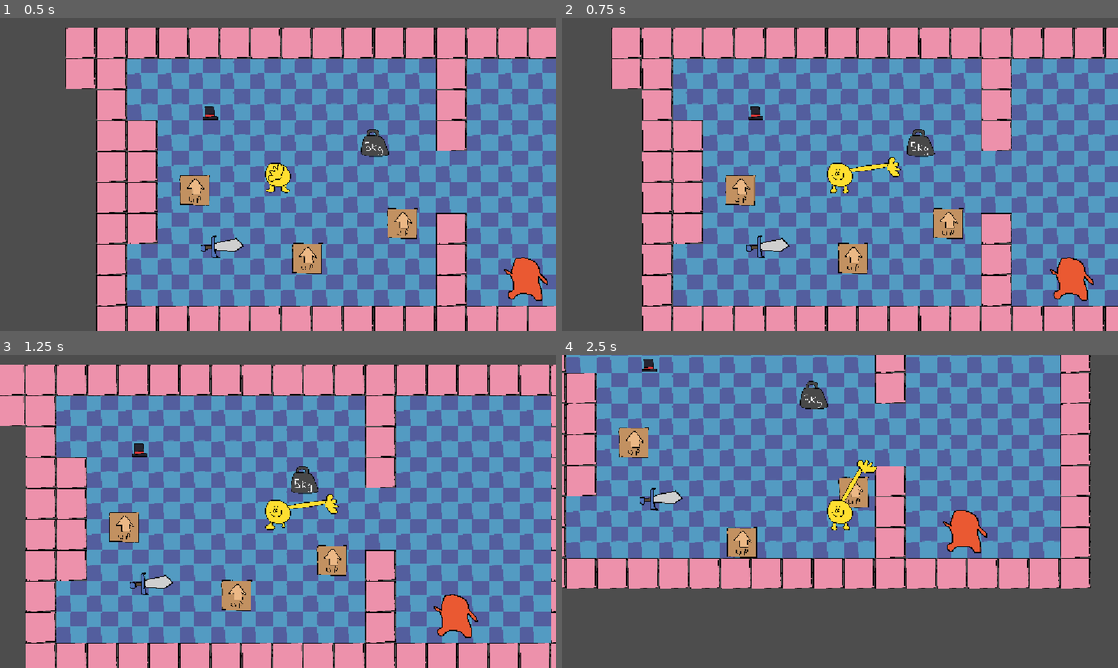
Above: before the commit, frames 1-4 (two rows, left to right).
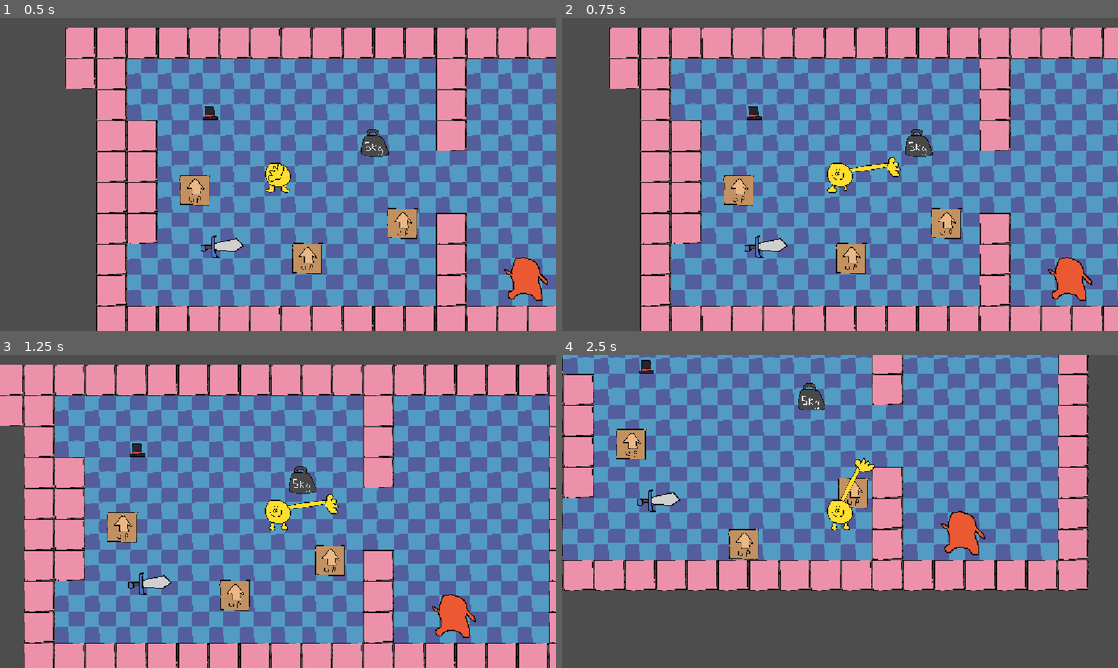
Above: after the commit, the same moments.

Repository: careeoki/yellow-game
Game: Godot game, scene res://levels/test_0.tscn
Two runs of this game, one before a commit and one after it. Both use one fixed random seed, a clock stepped at 60 frames per second and the inputs below.
Inputs (mouse positions are in pixels of both pictures, inside the frame that each line leads up to):
- Up to frame 1 (0.5 s): no input
- Up to frame 2 (0.75 s): tap Enter at 0.5 s; move the mouse to (962, 158) at 0.52 s; hold D (move_right) from 0.53 s (still down); click (962, 158) at 0.6 s
- Up to frame 3 (1.25 s): keep holding D (move_right)
- Up to frame 4 (2.5 s): move the mouse to (728, 527) at 1.27 s; release D (move_right) at 1.28 s; hold S (move_down) 1.28-2.03 s; click (728, 527) at 1.35 s; move the mouse to (895, 442) at 2.02 s; hold D (move_right) from 2.03 s (still down); click (895, 442) at 2.1 s

Frame 1 is identical in both runs. In frame 2, 11% of the frame differs, in the area x 8-100%, y 3-100%; in frame 3, 13%; in frame 4, 17%, in the area x 0-96%, y 0-76%.

Commit message:
knockback which does not work

Diff:
--- a/general/hitbox/hit_box.gd
+++ b/general/hitbox/hit_box.gd
@@ -1,8 +1,7 @@
 class_name HitBox extends Area2D
 
-signal Damaged(damage: int, object)
+signal Damaged(hurt_box: HurtBox)
 
-func take_damage(damage: int, object) -> void:
-	if abs(object.linear_velocity.x) > 200 or abs(object.linear_velocity.y) > 200:
-		print("took ", damage, " damage")
-		Damaged.emit(damage, object)
+func take_damage(hurt_box: HurtBox) -> void:
+	if abs(hurt_box.get_parent().linear_velocity.x) > 200 or abs(hurt_box.get_parent().linear_velocity.y) > 200:
+		Damaged.emit(hurt_box)
--- a/general/hurtbox/hurt_box.gd
+++ b/general/hurtbox/hurt_box.gd
@@ -1,6 +1,7 @@
 class_name HurtBox extends Area2D
 
 @export var damage: int = 1
+@export var knockback: float = 10000
 
 
 func _ready() -> void:
@@ -8,4 +9,4 @@
 
 func hit_box_entered(area: Area2D) -> void:
 	if area is HitBox:
-		area.take_damage(damage, get_parent())
+		area.take_damage(self)
--- a/player/player.tscn
+++ b/player/player.tscn
@@ -134,7 +134,7 @@
 
 [node name="Hand" type="CharacterBody2D" parent="Body" unique_id=1092061756]
 position = Vector2(-273, 0)
-collision_mask = 6
+collision_mask = 22
 script = ExtResource("1_yw30f")
 
 [node name="CollisionShape2D" type="CollisionShape2D" parent="Body/Hand" unique_id=1443180520]
--- a/player/scripts/hand.gd
+++ b/player/scripts/hand.gd
@@ -72,7 +72,7 @@
 		grabbed_object.apply_force(grab_velocity * 120)
 		grabbed_object.target_position = far_look_at.global_position
 
-		if grabbed_object.get_child(0).global_position.distance_to(attach_point.global_position) > 1000:
+		if grabbed_object.get_child(0).global_position.distance_to(body.global_position) > 800:
 			exit_grab()
 			slip_sound.play()
 		pass
--- a/player/scripts/main.gd
+++ b/player/scripts/main.gd
@@ -1,7 +1,13 @@
 class_name Player extends CharacterBody2D
 
+var max_health: int = 100
 var health: int = 100
 var direction : Vector2 = Vector2.ZERO
+
+var knockback: Vector2 = Vector2.ZERO
+var knockback_time: float = 0.0
+
+
 @onready var leg_sprite: AnimatedSprite2D = $LegSprite
 @onready var hurt_sound: AudioStreamPlayer2D = $HurtSound
 @onready var hand: PlayerHand = $Hand
@@ -15,13 +21,18 @@
 	direction.y = Input.get_action_strength("move_down") - Input.get_action_strength("move_up")
 	return direction.normalized()
 
-func _process(delta: float) -> void:
-	velocity = lerp(velocity, get_direction() * move_speed, delta * acceleration)
-	pass
-
 
 func _physics_process(delta: float) -> void:
+	if knockback_time > 0.0:
+		velocity = knockback
+		knockback_time -= delta
+		if knockback_time <= 0.0:
+			knockback = Vector2.ZERO
+	else:
+		velocity = lerp(velocity, get_direction() * move_speed, delta * acceleration)
+
 	move_and_slide()
+
 	if direction and leg_sprite.animation == "idle":
 		leg_sprite.play("walk")
 	elif not direction:
@@ -33,12 +44,20 @@
 			c.get_collider().apply_central_impulse(-c.get_normal() * push_force)
 
 
-
-func _on_hit_box_damaged(damage: int, object) -> void:
-	if object != hand.grabbed_object:
+func _on_hit_box_damaged(hurt_box: HurtBox) -> void:
+	if hurt_box.get_parent() != hand.grabbed_object:
 		var blood_instance = blood.instantiate()
 		get_tree().current_scene.add_child(blood_instance)
 		blood_instance.global_position = global_position
 		hurt_sound.play()
-		health -= damage
+		update_health(-hurt_box.damage)
+		var knockback_direction = (hurt_box.global_position - global_position).normalized()
+		apply_knockback(knockback_direction, hurt_box.knockback, 0.1)
 		print(health)
+
+func update_health(delta: int):
+	health = clampi(health + delta, 0, max_health)
+
+func apply_knockback(_direction: Vector2, force: float, duration: float) -> void:
+	knockback = direction * force
+	knockback_time = duration
--- a/scripts/enemy/monster.gd
+++ b/scripts/enemy/monster.gd
@@ -4,5 +4,5 @@
 
 
 
-func _on_hit_box_damaged(damage: int, object) -> void:
+func _on_hit_box_damaged(hurt_box: HurtBox) -> void:
 	queue_free()
